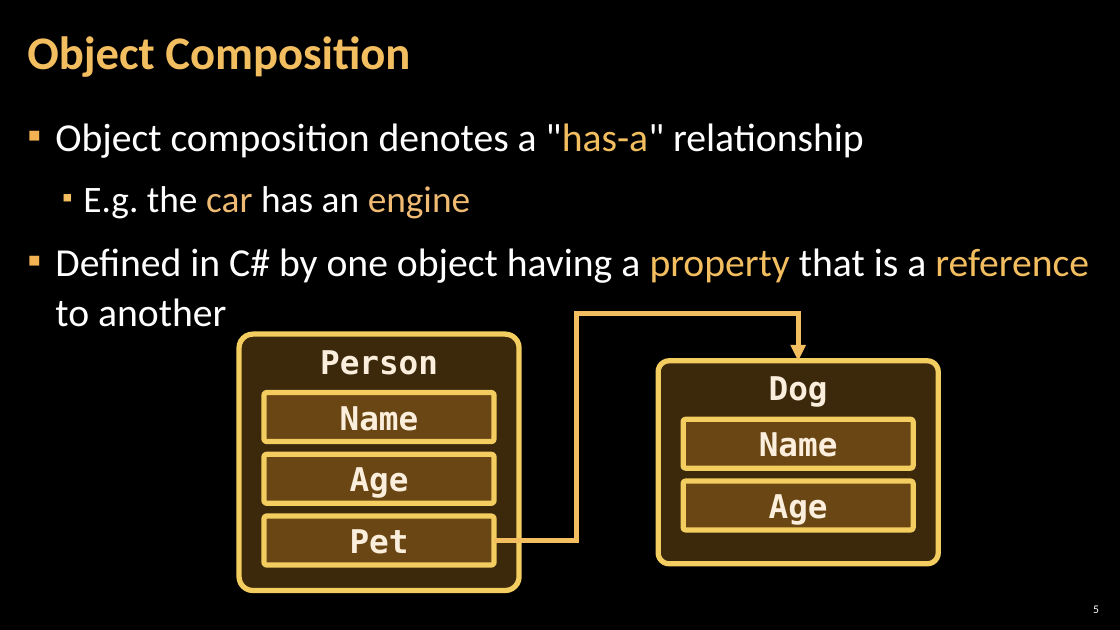
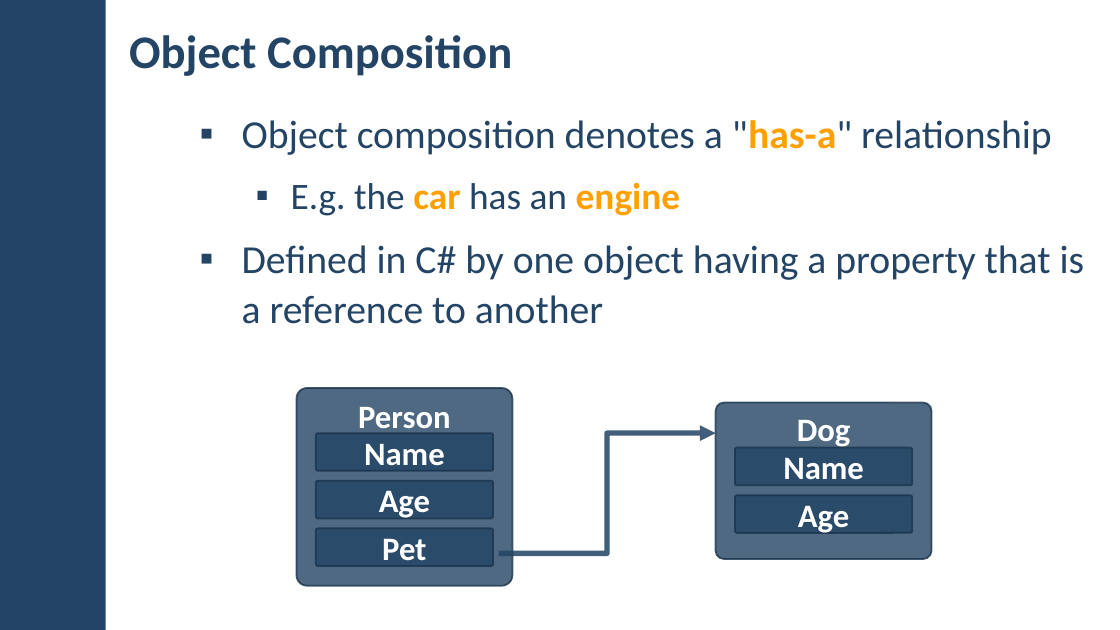
Before and after one commit to pirocorp/Databases-Advanced---Entity-Framework, a slide deck: slide 5 of 05. Entity Relations/05. DB-Advanced-EF-Core-Entity-Relations.pptx. Drawn at 1120x630 pixels with LibreOffice and Linux fonts; fonts in the diff are those of the drawing; background and template pictures are left out. Boxes give left, top, right and bottom in pixels: in the first picture for what was removed or moved away, otherwise in the second. Text is boxed around its words. In the diff, an @@ line names an element or a change of style, - is before the commit and + after.

```diff
--- a/05. Entity Relations/05. DB-Advanced-EF-Core-Entity-Relations.pptx
+++ b/05. Entity Relations/05. DB-Advanced-EF-Core-Entity-Relations.pptx
@@ rectangle added at (x1=0, y1=0, x2=106, y2=630), fill #234465 @@
@@ title "Object Composition" moved from (x1=27, y1=36, x2=410, y2=77) to (x1=129, y1=35, x2=512, y2=76) @@
@@ title "Object Composition" at (x1=129, y1=35, x2=512, y2=76): text colour #F3BE60 to #234465; line spacing 0.9 to 1 @@
@@ text "Object composition denotes a "has-a" ..." moved from (x1=55, y1=123, x2=1089, y2=327) to (x1=242, y1=120, x2=1085, y2=324) @@
@@ text "Object composition denotes a "has-a" ..." at (x1=242, y1=120, x2=1085, y2=324): text colour #FFFFFF to #234465 in "Object composition denotes a "has-a" relationship", "E.g. the has an", "Defined in C# by one object having ..."; text colour #F3BE60 to #FFA000 in ""has-a""; bold on in ""has-a"", "car engine"; text colour #EFBB72 to #FFA000 in "car engine"; text colour #F3BE60 to #234465 in "property reference"; indent changed @@
@@ elbow arrow removed from (494, 540) to (798, 361) @@
@@ rounded rectangle "Person" resized from (x1=239, y1=334, x2=518, y2=591) to (x1=297, y1=388, x2=513, y2=586) @@
@@ rounded rectangle "Dog" resized from (x1=658, y1=361, x2=938, y2=565) to (x1=716, y1=402, x2=932, y2=559) @@
@@ font DejaVu Sans Mono to Calibri, text colour #FBEEDC to #FFFFFF; fill #F0A22E at 25% opacity to #234465 at 80% opacity; outline #F3CD60 4.5 pt to #1A334C 1.5 pt in 7 elements at (x1=316, y1=528, x2=493, y2=566), (x1=735, y1=496, x2=912, y2=534), (x1=716, y1=402, x2=932, y2=559), (x1=316, y1=481, x2=493, y2=518), (x1=297, y1=388, x2=513, y2=586), (x1=735, y1=448, x2=912, y2=486), (x1=316, y1=434, x2=493, y2=471) @@
@@ rounded rectangle "Name" resized from (x1=264, y1=392, x2=494, y2=441) to (x1=316, y1=434, x2=493, y2=471) @@
@@ elbow arrow added from (498, 554) to (716, 434), #234465 4.5 pt @@
@@ rounded rectangle "Name" resized from (x1=683, y1=419, x2=913, y2=468) to (x1=735, y1=448, x2=912, y2=486) @@
@@ rounded rectangle "Age" resized from (x1=264, y1=455, x2=494, y2=503) to (x1=316, y1=481, x2=493, y2=518) @@
@@ rounded rectangle "Age" resized from (x1=683, y1=481, x2=913, y2=530) to (x1=735, y1=496, x2=912, y2=534) @@
@@ rounded rectangle "Pet" resized from (x1=264, y1=516, x2=494, y2=565) to (x1=316, y1=528, x2=493, y2=566) @@
@@ page number removed at (x1=1093, y1=605, x2=1099, y2=613) @@
-5
```
Also in this commit, not shown: 27 other slides changed, 27 slides added, 3 slides removed.
